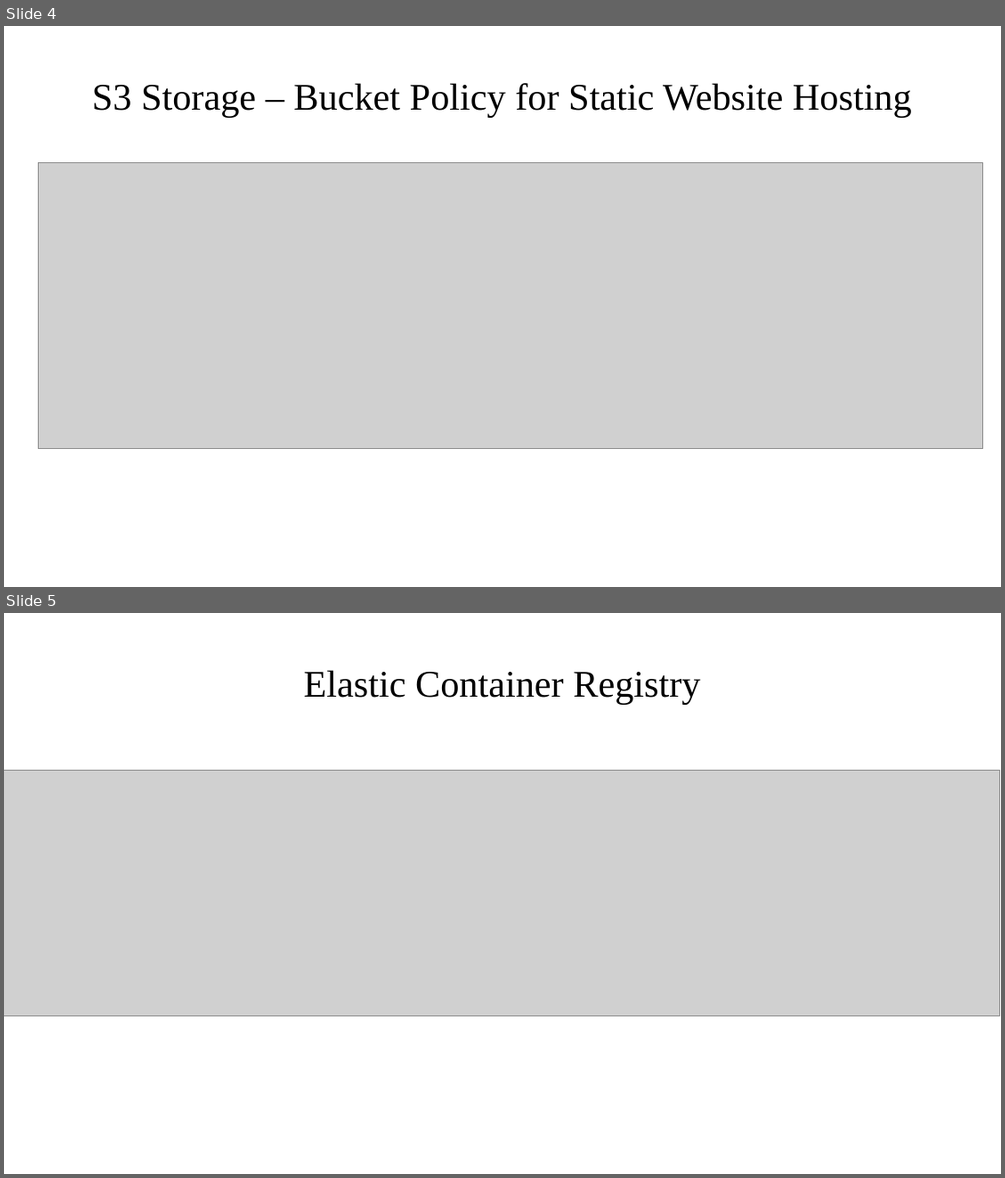
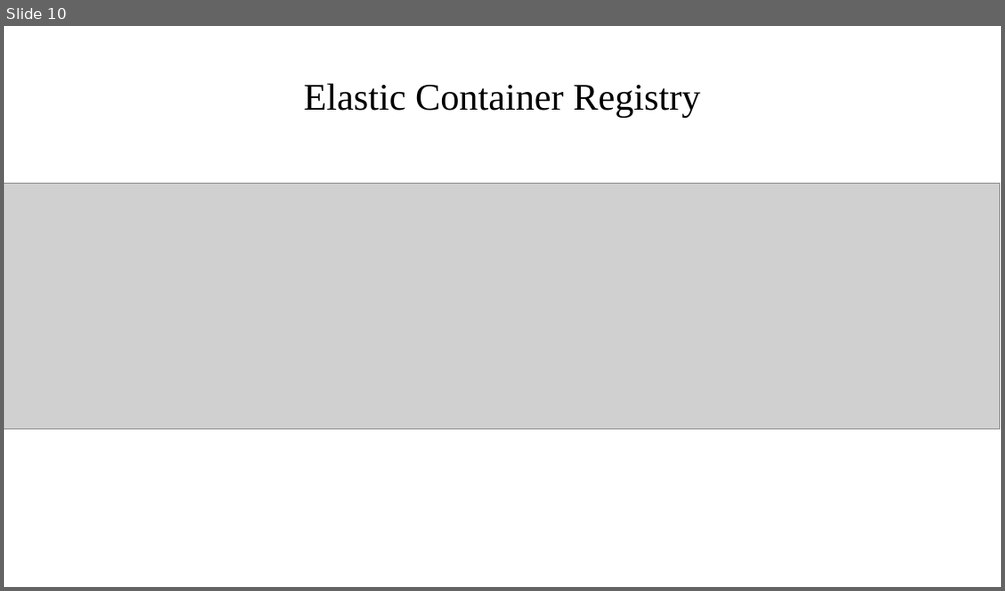
Before and after one commit to vmalani27/bvm_internship_project_12, a slide deck: AWS Architecture documentation.odp. Shown one above the other, each under a label of ours: slides 4 and 5 before the commit, slide 10 after it. The pictures are 1005x1178 and 1005x591 pixels, drawn with LibreOffice and Linux fonts; fonts in the diff are those of the drawing; grey boxes stand for pictures. Boxes give left, top, right and bottom in pixels: in the first picture for what was removed or moved away, otherwise in the second. Text is boxed around its words. In the diff, an @@ line names an element or a change of style, - is before the commit and + after.

```diff
--- a/AWS Architecture documentation.odp
+++ b/AWS Architecture documentation.odp
@@ slide 4 removed at [4,26,1001,587], background #FFFFFF @@
@@ title removed at [92,83,912,118] @@
-S3 Storage – Bucket Policy for Static Website Hosting
@@ picture removed at [39,163,984,450] @@
@@ what was slide 5 is now slide 10 @@
```
Also in this commit, not shown: 2 slides changed, 8 slides added, 4 other slides removed, 11 other files.
